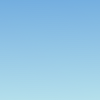
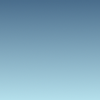
Layer changes from the first (100, 100) image to the second:
painted on "Sky" over box(0, 0, 100, 98)
